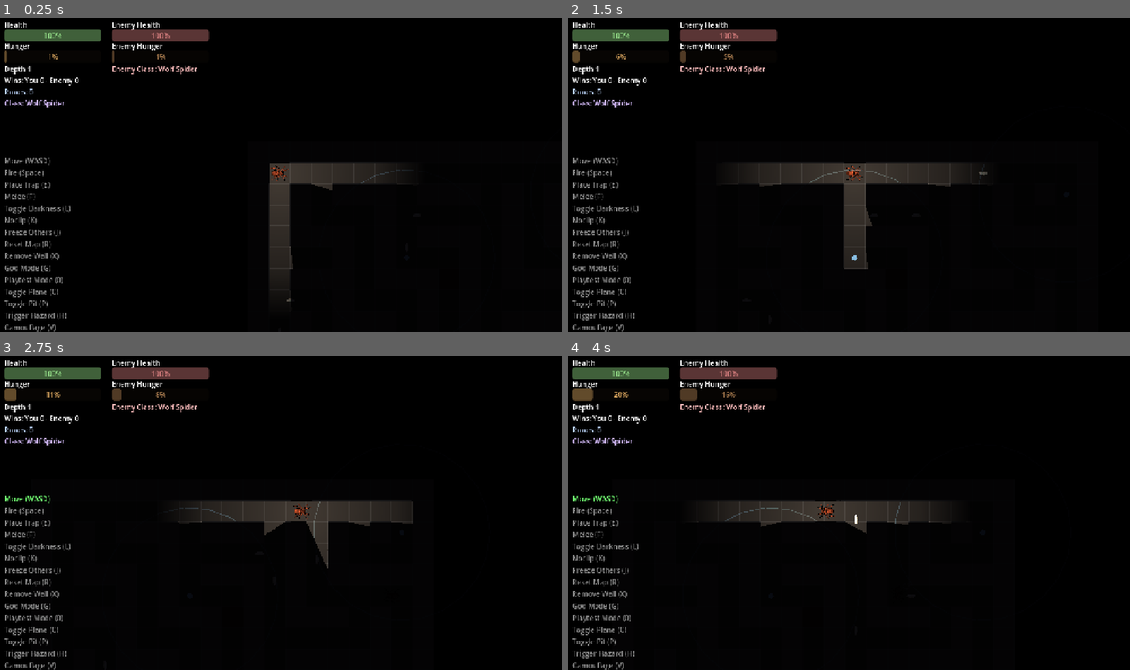
Above: before the commit, frames 1-4 (two rows, left to right).
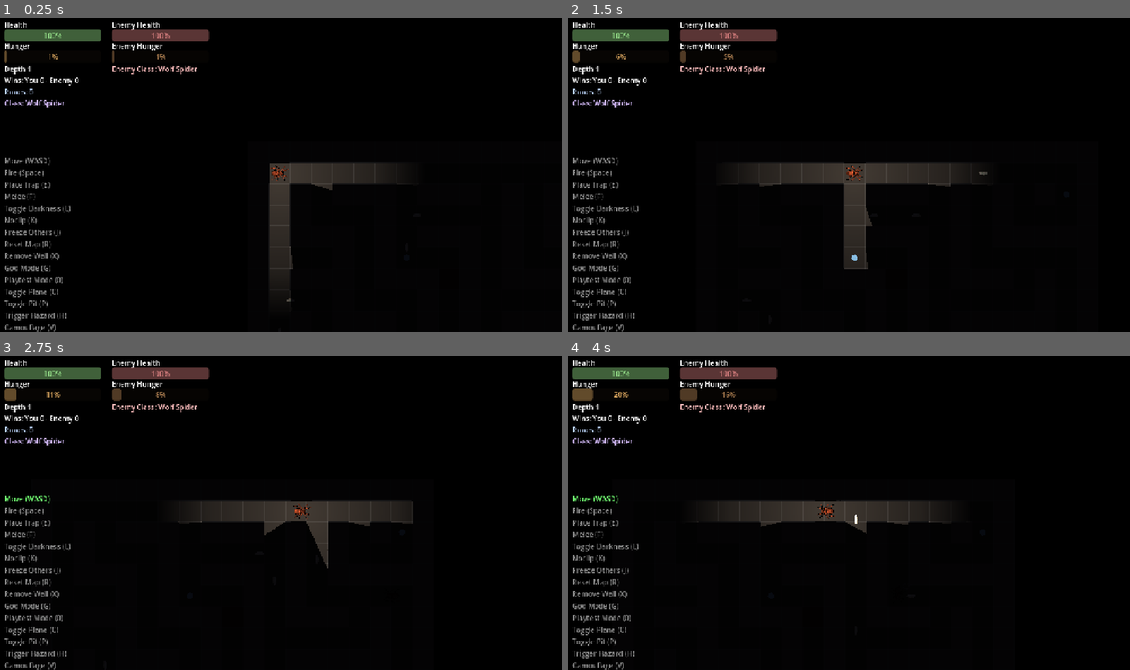
Above: after the commit, the same moments.

Repository: ehix/burrow
Game: Godot game, scene res://world/world.tscn
Two runs of this game, one before a commit and one after it. Both use one fixed random seed, a clock stepped at 60 frames per second and the inputs below.
Inputs (mouse positions are in pixels of both pictures, inside the frame that each line leads up to):
- Up to frame 1 (0.25 s): no input
- Up to frame 2 (1.5 s): tap Enter at 0.5 s; move the mouse to (972, 156) at 0.52 s; hold D (move_right) 0.53-1.25 s; tap O (blockade) at 0.6 s; click (972, 156) at 0.67 s; drag from (736, 187) to (871, 171) at 1.27 s
- Up to frame 3 (2.75 s): move the mouse to (337, 440) at 2.02 s; hold D (move_right) from 2.03 s (still down); tap V (camouflage) at 2.1 s
- Up to frame 4 (4 s): release D (move_right) at 2.75 s; drag from (820, 575) to (961, 594) at 2.77 s; move the mouse to (1017, 560) at 3.52 s; hold A (move_left) from 3.53 s (still down); tap Z (decoy) at 3.6 s

The runs differ from the first frame. In frame 1, less than 0.1% of the frame differs, in the area x 64-72%, y 48-53%; in frame 2, less than 0.1%; in frame 3, less than 0.1%; in frame 4, less than 0.1%, in the area x 27-60%, y 46-54%.

Commit message:
Lure joins the pickup flow; items never seed onto pit tiles
Task 7 (item-inventory-rework): Lure items now spawn as WorldItemPickup-
wrapped LureItem, going through the same pickup-then-use flow as other
consumables (Fungus Poison/Sense, Seed Pod). Items no longer seed onto
pit tiles, which would be permanently unreachable since pits block all
ground-plane movement.

Implementation:
- Removed bare LurePulseScene const from Level
- Updated _seed_world_items() to skip pit tiles
- Updated _spawn_random_item_at() to use _spawn_pickup_at for all items,
  including Lure, consuming it via InventoryComponent.use() which spawns
  the LurePulse on deployment

Tests added:
- test_world_items_never_land_on_a_pit_tile: verifies pit-tile avoidance
- test_seeded_items_are_always_pickups_not_bare_lure_pulses: verifies
  Lure joins the pickup flow

Co-Authored-By: Claude Sonnet 5 <noreply@anthropic.com>

Diff:
--- a/tests/test_level_world_seeding.gd
+++ b/tests/test_level_world_seeding.gd
@@ -36,3 +36,34 @@
 		var tile: Vector2i = level.tile_of((item as Node2D).global_position)
 		assert_ne(tile, player_tile)
 		assert_ne(tile, enemy_tile)
+
+
+func test_world_items_never_land_on_a_pit_tile() -> void:
+	var level := _make_level()
+	for item in level.get_tree().get_nodes_in_group("world_items"):
+		(item as Node2D).free()
+
+	var player_tile := level.tile_of(level.player.global_position)
+	var enemy_tile := level.tile_of(level.enemy.global_position)
+	var safe_cell: Vector2i = level.maze.open_cells()[0]
+	for cell in level.maze.open_cells():
+		if cell != player_tile and cell != enemy_tile:
+			safe_cell = cell
+			break
+	for cell in level.maze.open_cells():
+		if cell == player_tile or cell == enemy_tile or cell == safe_cell:
+			continue
+		level.set_pit_at(cell, true)
+
+	level._seed_world_items()
+
+	for item in level.get_tree().get_nodes_in_group("world_items"):
+		var tile: Vector2i = level.tile_of((item as Node2D).global_position)
+		assert_eq(tile, safe_cell, "every open, non-spawn tile except one was blocked off as a pit")
+
+
+func test_seeded_items_are_always_pickups_not_bare_lure_pulses() -> void:
+	var level := _make_level()
+	for item in level.get_tree().get_nodes_in_group("world_items"):
+		assert_true(item is WorldItemPickup,
+			"Lure is now picked up like every other item, never spawned pre-active as a bare LurePulse")
--- a/world/level.gd
+++ b/world/level.gd
@@ -30,7 +30,6 @@
 const LarvaScene := preload("res://entities/larva/larva.tscn")
 const EarthwormScene := preload("res://entities/earthworm/earthworm.tscn")
 const WorldItemPickupScene := preload("res://entities/items/world_item_pickup.tscn")
-const LurePulseScene := preload("res://entities/items/lure_pulse.tscn")
 
 ## Fog-of-war ambient when darkness is on. White (no darkening) when off.
 const DARK_MODULATE := Color(0.05, 0.05, 0.07)
@@ -330,8 +329,9 @@
 		placed += 1
 
 
-## Scatter a mix of Fungus Poison/Sense, Seed Pod pickups, and Lure
-## placements (design §5) across random open, non-spawn tiles.
+## Scatter a mix of Fungus Poison/Sense, Seed Pod, and Lure pickups (design
+## §5) across random open, non-spawn, non-pit tiles — a pit-tile spawn would
+## be permanently unreachable, since pits block all ground-plane movement.
 func _seed_world_items() -> void:
 	var reserved := {tile_of(player.global_position): true, tile_of(enemy.global_position): true}
 	var cells := maze.open_cells()
@@ -340,24 +340,22 @@
 	for cell in cells:
 		if placed >= ITEM_SPAWN_COUNT:
 			break
-		if reserved.has(cell):
+		if reserved.has(cell) or maze.is_pit(cell.x, cell.y):
 			continue
 		_spawn_random_item_at(cell)
 		reserved[cell] = true
 		placed += 1
 
 
-## One of four roughly-equal outcomes: Lure (placed/active immediately) or
-## one of the three WorldItemPickup-wrapped consumables (picked up on
-## contact).
+## One of four roughly-equal outcomes — Lure, Fungus Poison, Fungus Sense,
+## or Seed Pod — all picked up the same way now (item/inventory rework).
+## Deployment/consumption happens on InventoryComponent.use(), not on
+## pickup; a picked-up Lure deploys a LurePulse wherever it's used.
 func _spawn_random_item_at(cell: Vector2i) -> void:
 	var world_pos := _tile_centre(cell.x, cell.y)
 	match randi() % 4:
 		0:
-			var lure := LurePulseScene.instantiate()
-			lure.item = LureItem.new()
-			_entities.add_child(lure)
-			lure.global_position = world_pos
+			_spawn_pickup_at(world_pos, LureItem.new())
 		1:
 			_spawn_pickup_at(world_pos, FungusPoisonItem.new())
 		2:
